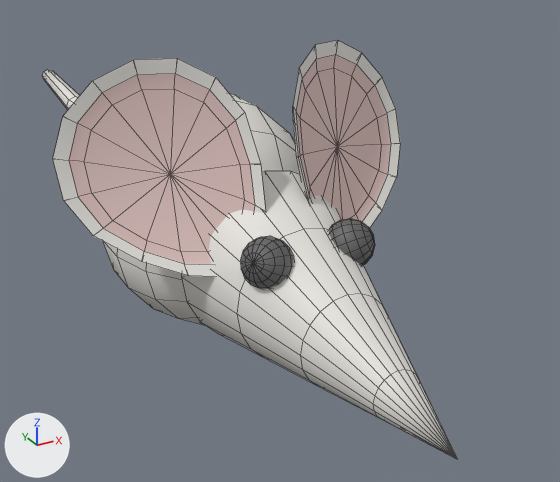
One commit to the FBX model Assets/Model/M_whiteMouse.fbx: the scene before it, then after it.
Before and after are seen from a 50 mm camera at (-0.0223, -0.0531, 0.0264) aimed at (0.0067, -0.0004, 0.0). The axes (+X, +Y, +Z) are drawn at lower left. The lights are the same throughout. Mesh edges are drawn as thin lines. Where no turn or scale is listed for an object, it has been applied to the vertices.

The first picture shows 'M_mouse'.
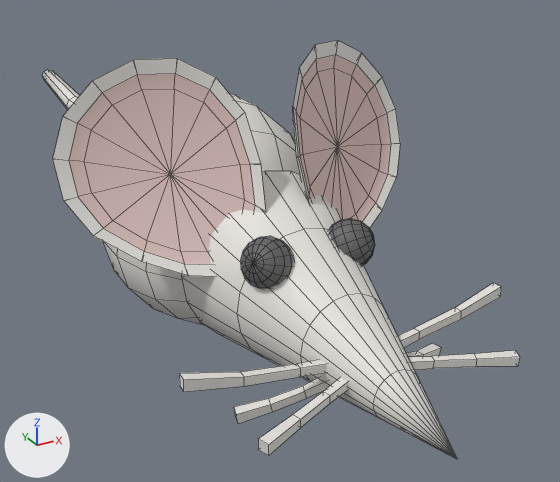
Pixel boxes [x1, y1, x2, y2] of what changed, in the pictures (560 x 482 px):
```json
{"object": "M_mouse", "change": "reshaped", "before": [42, 40, 457, 459], "after": [42, 40, 520, 459], "on screen": "15% wider"}
{"part": 1, "of": "me_m_mouse", "change": "added", "after": [179, 360, 327, 392]}
{"part": 2, "of": "me_m_mouse", "change": "added", "after": [258, 377, 348, 456]}
{"part": 3, "of": "me_m_mouse", "change": "added", "after": [234, 379, 329, 424]}
{"part": 4, "of": "me_m_mouse", "change": "added", "after": [398, 283, 501, 348]}
{"part": 5, "of": "me_m_mouse", "change": "added", "after": [407, 350, 520, 370]}
{"part": 6, "of": "me_m_mouse", "change": "added", "after": [406, 343, 441, 356]}
```

Edits to the scene script, one JSON object a line:
```json
{"block": "me_m_mouse", "where": "# used by ob_m_mouse; location = (0.0, 0.0, 0.0)"}
{"op": "remove", "block": "me_m_mouse", "code": "me_m_mouse.from_pydata(...)  # 638 vertices, 732 faces; spans x -0.0127..0.0127, y -0.0306..0.044, z -0.0037..0.0176"}
{"op": "add", "block": "me_m_mouse", "code": "me_m_mouse.from_pydata(...)  # 734 vertices, 816 faces; spans x -0.0127..0.0127, y -0.0306..0.044, z -0.0037..0.0176"}
{"block": "me_m_mouse", "change": "me_m_mouse part 1: a new loose piece of 16 vertices spanning x -0.0107..-0.0016, y -0.0225..-0.0212, z 0.0023..0.0043, in mat_mousebody (light grey #e4e2dd)"}
{"block": "me_m_mouse", "change": "me_m_mouse part 2: a new loose piece of 16 vertices spanning x -0.0084..-0.0017, y -0.0263..-0.0232, z 0.0017..0.0026, in mat_mousebody (light grey #e4e2dd)"}
{"block": "me_m_mouse", "change": "me_m_mouse part 3: a new loose piece of 16 vertices spanning x -0.0073..-0.002, y -0.0224..-0.02, z -0.0004..0.0019, in mat_mousebody (light grey #e4e2dd)"}
{"block": "me_m_mouse", "change": "me_m_mouse part 4: a new loose piece of 16 vertices spanning x 0.0016..0.0107, y -0.0225..-0.0212, z 0.0023..0.0043, in mat_mousebody (light grey #e4e2dd)"}
{"block": "me_m_mouse", "change": "me_m_mouse part 5: a new loose piece of 16 vertices spanning x 0.0017..0.0084, y -0.0263..-0.0232, z 0.0017..0.0026, in mat_mousebody (light grey #e4e2dd)"}
{"block": "me_m_mouse", "change": "me_m_mouse part 6: a new loose piece of 16 vertices spanning x 0.002..0.0073, y -0.0224..-0.02, z -0.0004..0.0019, in mat_mousebody (light grey #e4e2dd)"}
```
